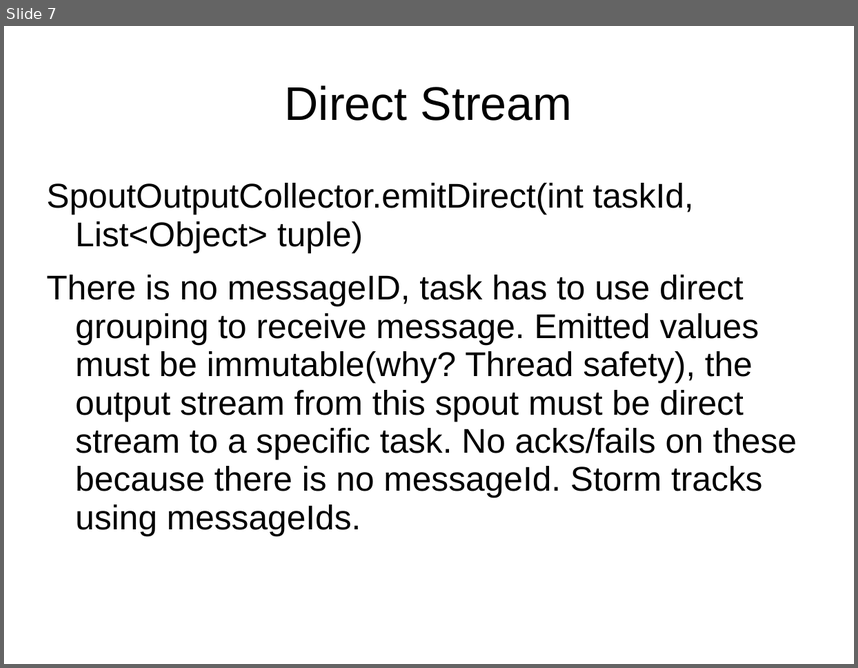
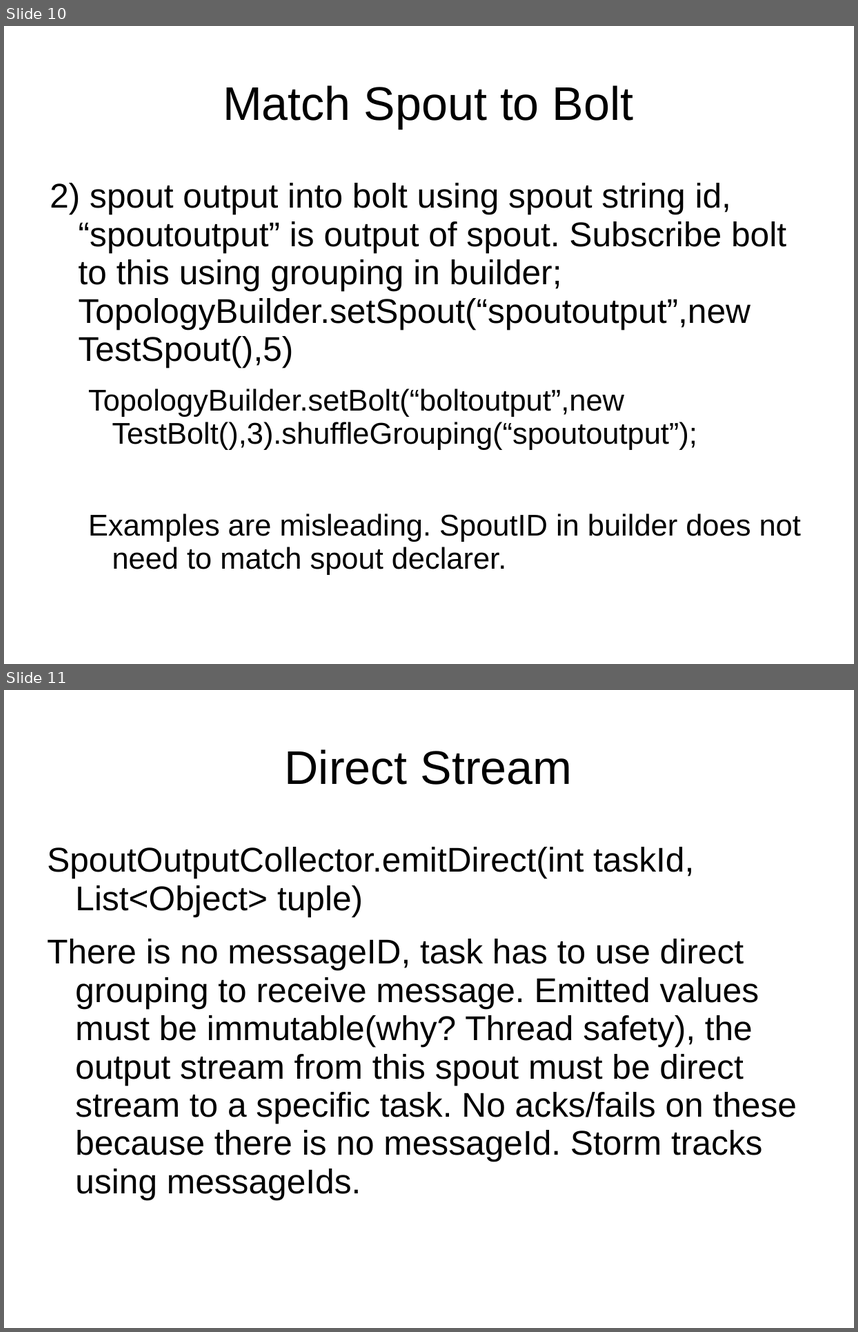
Before and after one commit to dougc333/storm, a slide deck: Storm.ppt. Shown one above the other, each under a label of ours: slide 7 before the commit, slides 10 and 11 after it. The pictures are 858x668 and 858x1332 pixels, drawn with LibreOffice and Linux fonts; fonts in the diff are those of the drawing. Boxes give left, top, right and bottom in pixels: in the first picture for what was removed or moved away, otherwise in the second. Text is boxed around its words. In the diff, an @@ line names an element or a change of style, - is before the commit and + after.

```diff
--- a/Storm.ppt
+++ b/Storm.ppt
@@ slide 10 added at (4,26,854,664), background #FFFFFF @@
@@ title added at (223,85,634,129), 44 pt, text #000000 @@
+Match Spout to Bolt
@@ text added at (50,183,801,575), 32 pt, text #000000 @@
+2) spout output into bolt using spout string id, “spoutoutput” is output of spout. Subscribe bolt to this using grouping in builder; TopologyBuilder.setSpout(“spoutoutput”,new TestSpout(),5)
+  TopologyBuilder.setBolt(“boltoutput”,new TestBolt(),3).shuffleGrouping(“spoutoutput”);
+  Examples are misleading. SpoutID in builder does not need to match spout declarer.
@@ what was slide 7 is now slide 11 @@
```
Also in this commit, not shown: 7 slides changed, 7 other slides added, 1 slide removed, 10 other files.
